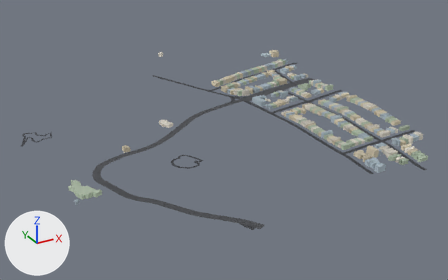
Renders of the glTF model public/tiles/tile_1_12.glb from each side of a commit.
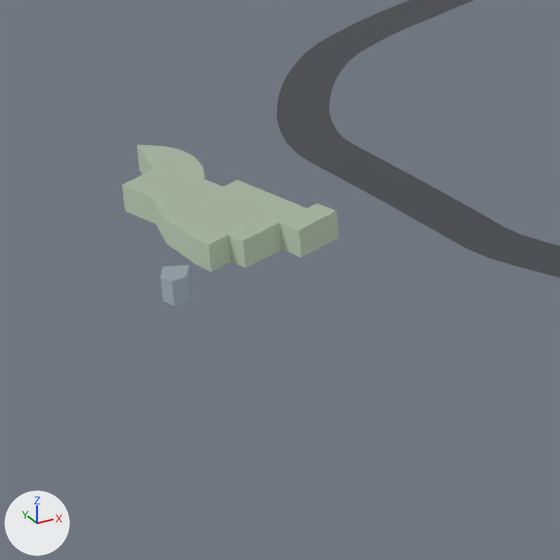
There are two pictures of each version: one whole from a 50 mm camera at (-6397.0, -2197.0, 516.0) aimed at (-5849.0, -1200.0, 17.0), one close up on the part from 11% to 30% of the width and 56% to 87% of the height. The axes (+X, +Y, +Z) are drawn at lower left. The lights are the same throughout. The last two pictures show the newer version. Where no turn or scale is listed for an object, it has been applied to the vertices. Vertices at exactly the same position are counted once.

Objects in the first close-up: 'bld_1_12', 'road_1_12'.
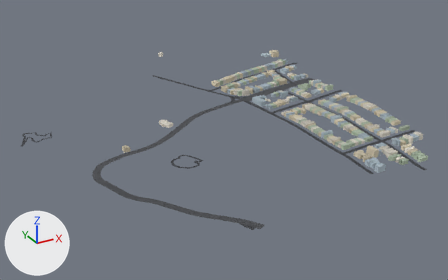
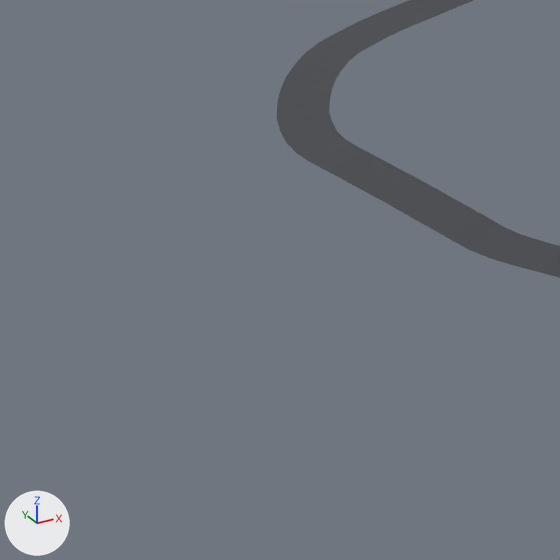
Edits to the scene script, one JSON object a line:
```json
{"block": "me_bld_1_12", "where": "# used by ob_bld_1_12; location = (-5872.5, -1151.9, 54.2)"}
{"op": "remove", "block": "me_bld_1_12", "code": "me_bld_1_12.from_pydata(...)  # 3556 vertices, 4868 faces; spans x -310.0..310.0, y -353.0..353.0, z -44.0..49.0"}
{"op": "add", "block": "me_bld_1_12", "code": "me_bld_1_12.from_pydata(...)  # 3502 vertices, 4791 faces; spans x -183.0..310.0, y -353.0..353.0, z -22.0..49.0"}
{"block": "me_bld_1_12", "change": "me_bld_1_12 part 1: the loose piece of 44 vertices spanning x -306.0..-261.0, y -147.0..-80.0, z -41.0..-33.0 is deleted"}
{"block": "me_bld_1_12", "change": "me_bld_1_12 part 2: the loose piece of 10 vertices spanning x -310.0..-302.0, y -150.0..-141.0, z -44.0..-37.0 is deleted"}
```

Pixel boxes (x1, y1, x2, y2) of what changed, in the close-ups (560 x 560 px):
```json
{"object": "bld_1_12", "change": "reshaped", "before": [122, 144, 339, 306], "on screen": "not visible afterwards"}
{"part": 1, "of": "me_bld_1_12", "change": "deleted", "before": [122, 144, 339, 272]}
{"part": 2, "of": "me_bld_1_12", "change": "deleted", "before": [160, 265, 191, 306]}
```
